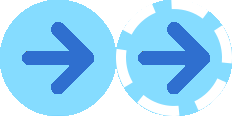
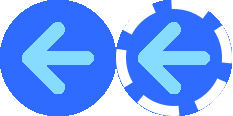
The second w=233, h=116 image is a revision of the first. Changes to its layers:
added layer "Layer 4 copy 2" above "Layer 4 copy" over bbox(138, 22, 210, 94)
hid "Layer 4 copy", painted on it over bbox(138, 22, 210, 94)
added layer "restart-button copy 2" above "restart-button copy" over bbox(116, 0, 232, 116)
hid "restart-button copy" over bbox(116, 0, 232, 116)
added layer "Layer 4 copy 3" above "Layer 4" over bbox(22, 22, 94, 94)
hid "Layer 4", painted on it over bbox(22, 22, 94, 94)
added layer "restart-button copy 3" above "restart-button" over bbox(0, 0, 116, 116)
hid "restart-button" over bbox(0, 0, 116, 116)
